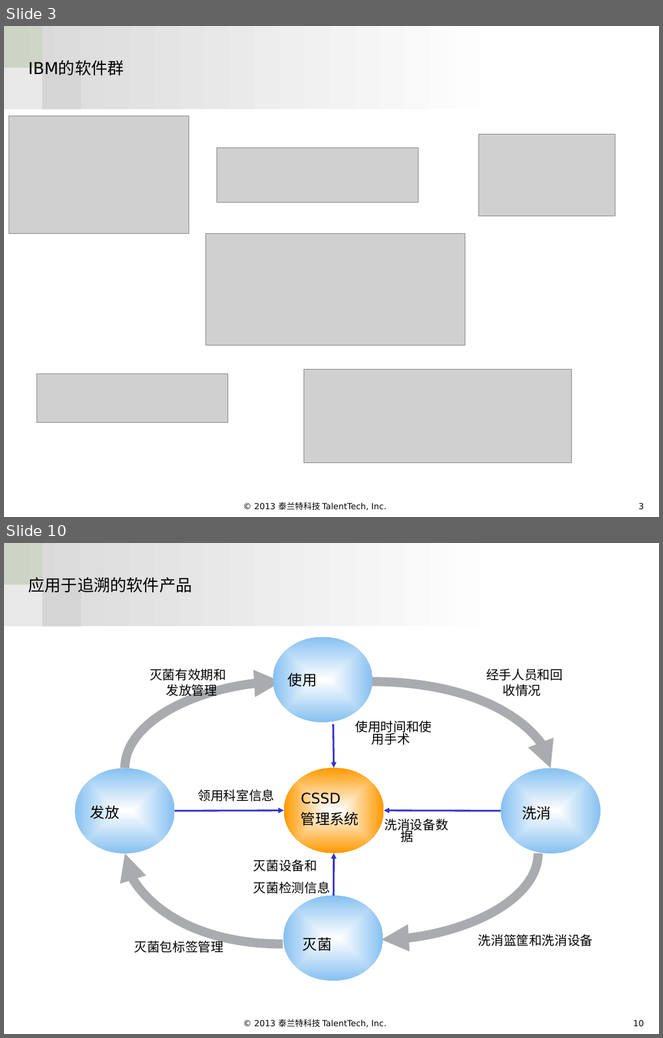
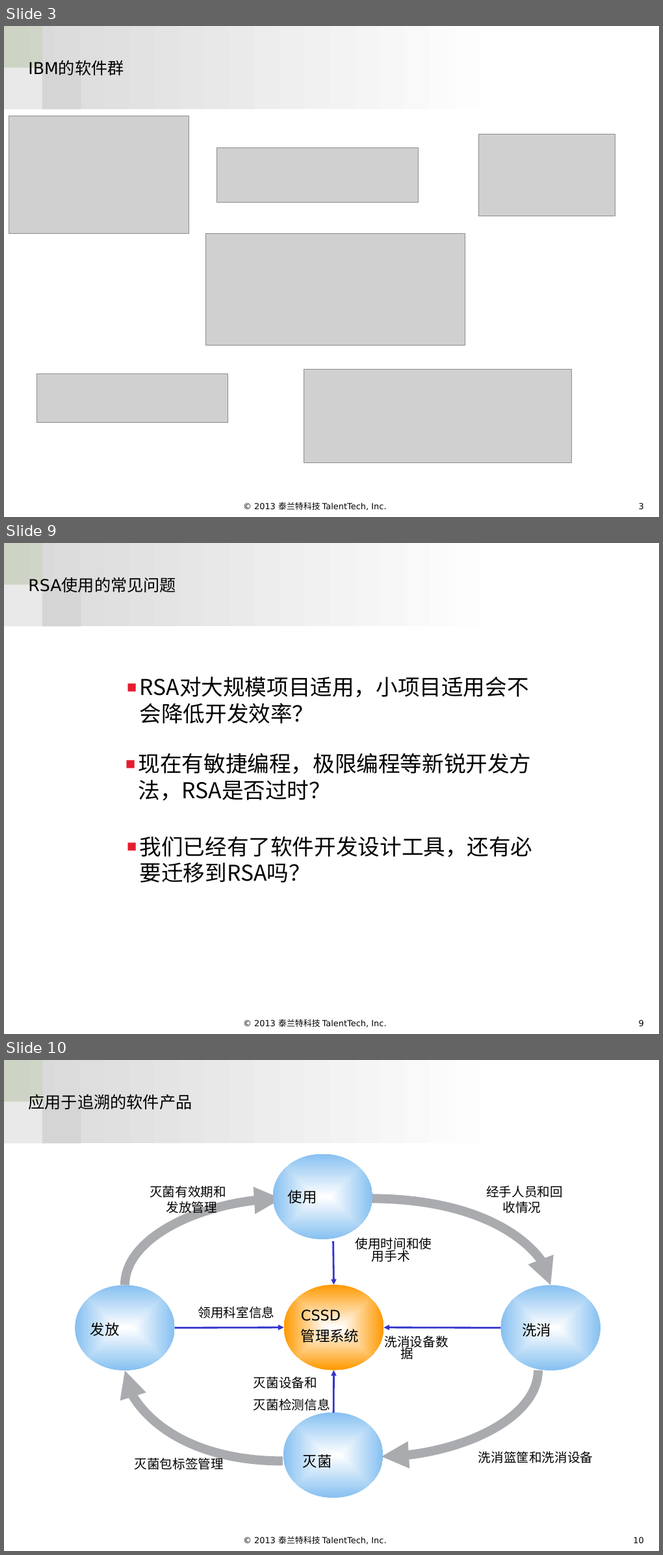
Before and after one commit to aqssxlzc/goagentAutoUpdate, a slide deck: RSA.pptx. Shown one above the other, each under a label of ours: slides 3 and 10 before the commit, slides 3, 9 and 10 after it; the slides between them are not shown. The pictures are 663x1038 and 663x1555 pixels, drawn with LibreOffice and Linux fonts; fonts in the diff are those of the drawing; grey boxes stand for pictures; background and template pictures are left out. Boxes give left, top, right and bottom in pixels: in the first picture for what was removed or moved away, otherwise in the second. Text is boxed around its words. In the diff, an @@ line names an element or a change of style, - is before the commit and + after.

```diff
--- a/RSA.pptx
+++ b/RSA.pptx
@@ slide 9 added at (4,543,659,1034), background #FFFFFF; not listed: 6 template elements that a slide beside it also shows @@
@@ title added at (28,577,176,592), 18 pt, text #000000 @@
+RSA使用的常见问题
@@ text added at (140,676,529,724), 24 pt, text #000000 @@
+■ RSA对大规模项目适用，小项目适用会不会降低开发效率？
@@ text added at (139,753,532,801), 24 pt, text #000000 @@
+■ 现在有敏捷编程，极限编程等新锐开发方法，RSA是否过时？
@@ text added at (140,836,533,883), 24 pt, text #000000 @@
+■ 我们已经有了软件开发设计工具，还有必要迁移到RSA吗？
```
Also in this commit, not shown: 6 slides changed, 1 other slide added, 2 slides removed.
